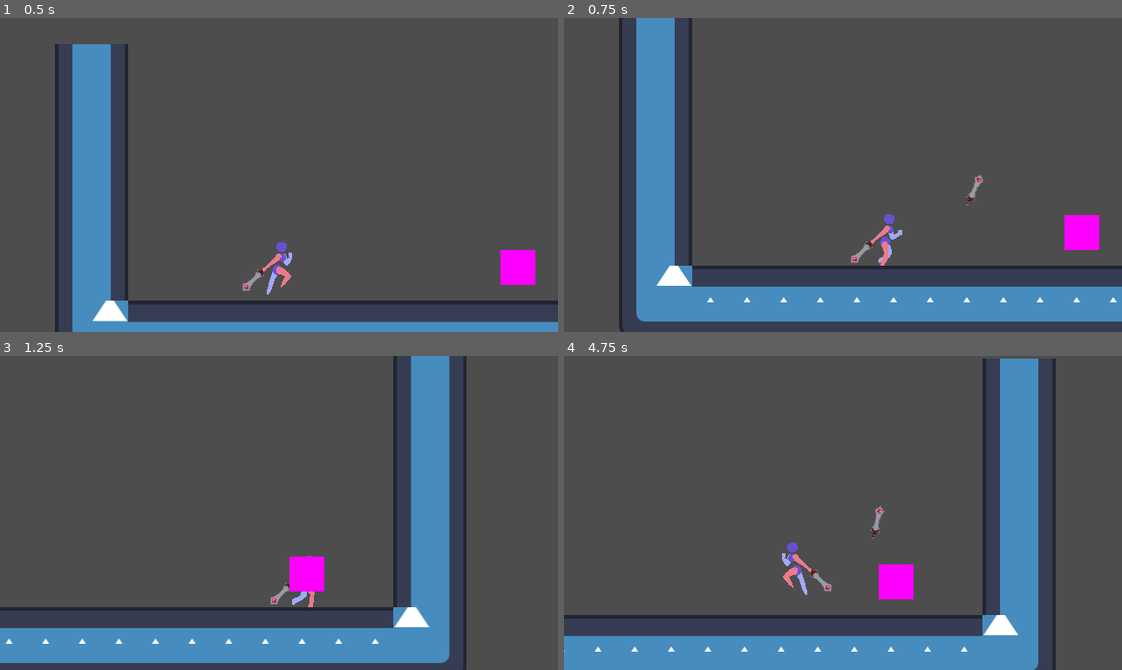
Above: before the commit, frames 1-4 (two rows, left to right).
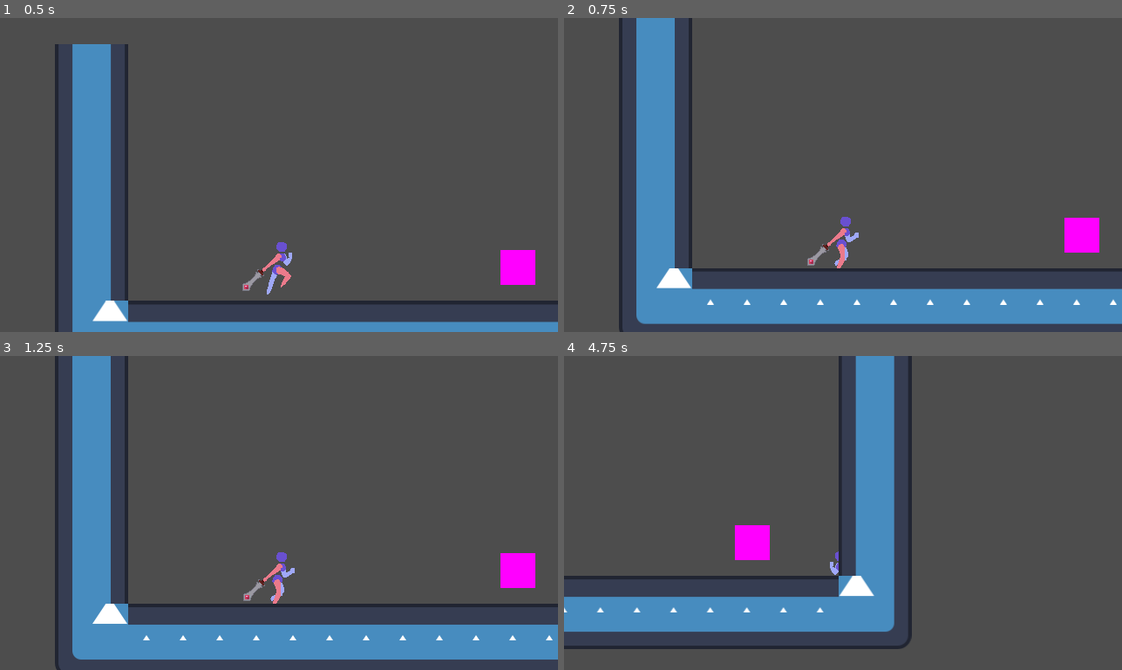
Above: after the commit, the same moments.

Repository: BoneBot/Project-WenCo
Game: Godot game, scene res://game/demo.tscn
The game is run twice, just before and just after one commit, with the same random seed, the same clock (stepped at 60 frames per second) and the same inputs. The project has no main scene, so this scene is started directly. The engine's default icon, where the game draws it, is replaced by a stand-in: a white triangle on a blue panel in a dark square.
Inputs:
- Up to frame 1 (0.5 s): no input
- Up to frame 2 (0.75 s): hold Right (right) from 0.53 s (still down); hold X (blink) from 0.53 s (still down)
- Up to frame 3 (1.25 s): keep holding Right (right); keep holding X (blink); tap Space (jump) at 0.77, 1.07 s; tap Z (dash) at 0.8 s
- Up to frame 4 (4.75 s): release X (blink) at 1.28 s; tap Z (dash) at 1.35, 3.05, 4.35 s; tap Space (jump) at 1.52, 1.55, 1.82, 2.1, 3.02, 3.32, 3.77, 3.8, 4.07, 4.52 s; release Right (right) at 2.03 s; hold Left (left) 2.03-2.78 s; hold X (blink) 2.03-2.78 s; hold Right (right) 2.78-4.28 s; tap C (attack) at 2.85 s; hold X (blink) 3.53-4.28 s; hold Left (left) from 4.28 s (still down); tap X (blink) at 4.55 s

Frame 1 is identical in both runs. In frame 2, 3.8% of the frame differs, in the area x 9-100%, y 50-100%; in frame 3, 23%; in frame 4, 32%, in the area x 0-89%, y 0-100%.

Commit message:
Finished blink

Diff:
--- a/game/player/player.gd
+++ b/game/player/player.gd
@@ -3,24 +3,29 @@
 
 # CHILDREN
 @onready var sprite := $Sprite
+@onready var collision := $Collision
 @onready var animation_player := $AnimationPlayer
-@onready var dash_cooldown := $DashCooldown
+@onready var dash_cooldown := $CooldownTimers/DashCooldown
+@onready var blink_cooldown := $CooldownTimers/BlinkCooldown
 @onready var projectile_spawn := $ProjectileSpawn
 @onready var camera := $Camera
 
 # CONSTANTS
-const SPEED := 300.0				# Max walking speed
-const ACCELERATION := SPEED * 12.0	# Walking acceleration
-const JUMP_VELOCITY := -400.0		# Initial jump speed
-const TERMINAL_VELOCITY := 700.0	# Max speed while falling
-const DASH_VELOCITY := 1000.0		# Initial dash speed
+const SPEED := 300.0					# Max walking speed
+const ACCELERATION := SPEED * 12.0		# Walking acceleration
+const JUMP_VELOCITY := -400.0			# Initial jump speed
+const TERMINAL_VELOCITY := 700.0		# Max speed while falling
+const DASH_VELOCITY := 1000.0			# Initial dash speed
+const BLINK_IMPULSE_MAGNITUE := 600		# Impulse applied when throwing weapon for blink
 
 # EXPORT VARIABLES
 @export var sword_scene: PackedScene
 
 # MEMBER VARIABLES
+var sword_instance: RigidBody2D
 var dash_ready := true
-var sword_instance: RigidBody2D
+var blink_ready := true
+var is_vanished := false
 
 # ENUMS
 enum LookDirectionType {
@@ -53,17 +58,39 @@
 
 
 func _physics_process(delta: float) -> void:
+	# Do not process any player physics if they are vanished
+	if is_vanished:
+		return
+
+	if Input.is_action_just_released("blink") and blink_ready:
+		blink_ready = false
+		if Input.get_axis("left", "right") or Input.get_axis("up", "down"):
+			trigger_blink()
+		else:
+			blink_cooldown.start()
+	elif Input.is_action_pressed("blink") and blink_ready:
+		# Handle blink-hold inputs
+		handle_blink_hold_inputs()
+	else:
+		# Handle normal inputs
+		handle_normal_inputs(delta)
+
+		# Apply gravity
+		if not is_on_floor():
+			velocity.y = minf(TERMINAL_VELOCITY, velocity.y + get_gravity().y * delta)
+
+	# Move player
+	move_and_slide()
+
+
+func handle_normal_inputs(delta: float) -> void:
 	# Handle jump
 	if Input.is_action_just_pressed("jump") and is_on_floor():
 		velocity.y = JUMP_VELOCITY
 	elif Input.is_action_just_released("jump") and velocity.y < 0:
 		velocity.y *= 0.2
 
-	# Apply gravity
-	if not is_on_floor():
-		velocity.y = minf(TERMINAL_VELOCITY, velocity.y + get_gravity().y * delta)
-
-	# Handle horizontal movement
+	# Handle walking
 	var direction := Input.get_axis("left", "right") * SPEED
 	velocity.x = move_toward(velocity.x, direction, ACCELERATION * delta)
 
@@ -71,36 +98,37 @@
 	if Input.is_action_just_pressed("dash") and dash_ready:
 		dash_ready = false
 		dash_cooldown.start()
-		var movement_threshold = 0.1
-		if direction > movement_threshold:
+		var velocity_threshold = 0.1
+		if direction > velocity_threshold:
 			# Dash right
 			velocity.x = DASH_VELOCITY
-		elif direction < -movement_threshold:
+		elif direction < -velocity_threshold:
 			# Dash left
 			velocity.x = -DASH_VELOCITY
 		else:
-			# No current movement; base dash direction on the direction the character is looking
+			# No current velocity; base dash direction on the direction the character is looking
 			velocity.x = DASH_VELOCITY * get_look_direction()
 
-	# Handle blink
-	if Input.is_action_just_pressed("blink") and not is_instance_valid(sword_instance):
-		camera.enabled = false
-		sword_instance = sword_scene.instantiate()
-		sword_instance.blink_triggered.connect(_on_blink_triggered)
-		sword_instance.position = projectile_spawn.position
-		add_child(sword_instance)
-		sword_instance.apply_central_impulse(Vector2(400, -400))
 
-	move_and_slide()
+func handle_blink_hold_inputs() -> void:
+	# Kill all velocity
+	if velocity.length() > 0:
+		velocity = Vector2.ZERO
 
 
-func _on_dash_cooldown_timeout() -> void:
-	dash_ready = true
+func trigger_blink() -> void:
+	create_sword_instance()
+	vanish_player()
+	add_child(sword_instance)
+	var direction = Vector2(Input.get_axis("left", "right"), Input.get_axis("up", "down")).normalized()
+	sword_instance.apply_central_impulse(direction * BLINK_IMPULSE_MAGNITUE)
 
 
-func _on_blink_triggered() -> void:
-	print("Blink!")
-	camera.enabled = true
+func _on_blink_triggered(collision_normal) -> void:
+	var offset_dist = 40
+	position = sword_instance.global_position + collision_normal * offset_dist
+	unvanish_player()
+	blink_cooldown.start()
 
 
 # Gets the current direction the player is looking
@@ -135,3 +163,31 @@
 	else:
 		animation_new = "jump"
 	return animation_new
+
+
+func create_sword_instance() -> void:
+	sword_instance = sword_scene.instantiate()
+	sword_instance.blink_triggered.connect(_on_blink_triggered)
+	sword_instance.position = projectile_spawn.position
+
+
+func vanish_player() -> void:
+	camera.enabled = false
+	sprite.visible = false
+	collision.set_deferred("disabled", true)
+	is_vanished = true
+
+func unvanish_player() -> void:
+	camera.enabled = true
+	sprite.visible = true
+	collision.set_deferred("disabled", false)
+	is_vanished = false
+
+
+func _on_dash_cooldown_timeout() -> void:
+	dash_ready = true
+
+
+func _on_blink_cooldown_timeout() -> void:
+	blink_ready = true
+	print("Blink ready!")
--- a/game/player/player.tscn
+++ b/game/player/player.tscn
@@ -324,14 +324,21 @@
 position_smoothing_enabled = true
 position_smoothing_speed = 10.0
 
-[node name="DashCooldown" type="Timer" parent="."]
+[node name="CooldownTimers" type="Node" parent="."]
+
+[node name="DashCooldown" type="Timer" parent="CooldownTimers"]
 process_callback = 0
 wait_time = 0.5
 one_shot = true
 
+[node name="BlinkCooldown" type="Timer" parent="CooldownTimers"]
+process_callback = 0
+one_shot = true
+
 [node name="AnimationPlayer" type="AnimationPlayer" parent="."]
 libraries = {
 "": SubResource("AnimationLibrary_ecmp2")
 }
 
-[connection signal="timeout" from="DashCooldown" to="." method="_on_dash_cooldown_timeout"]
+[connection signal="timeout" from="CooldownTimers/DashCooldown" to="." method="_on_dash_cooldown_timeout"]
+[connection signal="timeout" from="CooldownTimers/BlinkCooldown" to="." method="_on_blink_cooldown_timeout"]
--- a/game/player/sword.gd
+++ b/game/player/sword.gd
@@ -1,7 +1,7 @@
 extends RigidBody2D
 
 
-signal blink_triggered
+signal blink_triggered(collision_normal)
 
 
 # Called when the node enters the scene tree for the first time.
@@ -15,10 +15,13 @@
 		look_at(linear_velocity + position)
 
 
-func _on_body_entered(body: Node) -> void:
-	blink_to_sword()
+func _integrate_forces(state: PhysicsDirectBodyState2D) -> void:
+	if get_contact_count() > 0:
+		var collision_normal = state.get_contact_local_normal(0)
+		blink_to_sword(collision_normal)
 
-func blink_to_sword() -> void:
-	blink_triggered.emit()
+
+func blink_to_sword(collision_normal=null) -> void:
+	blink_triggered.emit(collision_normal)
 	$Camera.enabled = false
 	queue_free()
--- a/game/player/sword.tscn
+++ b/game/player/sword.tscn
@@ -35,5 +35,3 @@
 drag_top_margin = 0.5
 drag_right_margin = 0.5
 drag_bottom_margin = 0.5
-
-[connection signal="body_entered" from="." to="." method="_on_body_entered"]
--- a/project.godot
+++ b/project.godot
@@ -55,16 +55,19 @@
 dash={
 "deadzone": 0.5,
 "events": [Object(InputEventKey,"resource_local_to_scene":false,"resource_name":"","device":-1,"window_id":0,"alt_press …(192 unchanged characters)…
+, Object(InputEventJoypadButton,"resource_local_to_scene":false,"resource_name":"","device":-1,"button_index":1,"pressure":0.0,"pressed":true,"script":null)
 ]
 }
 attack={
 "deadzone": 0.5,
 "events": [Object(InputEventKey,"resource_local_to_scene":false,"resource_name":"","device":-1,"window_id":0,"alt_press …(191 unchanged characters)…
+, Object(InputEventJoypadButton,"resource_local_to_scene":false,"resource_name":"","device":-1,"button_index":2,"pressure":0.0,"pressed":true,"script":null)
 ]
 }
 blink={
 "deadzone": 0.5,
 "events": [Object(InputEventKey,"resource_local_to_scene":false,"resource_name":"","device":-1,"window_id":0,"alt_press …(192 unchanged characters)…
+, Object(InputEventJoypadButton,"resource_local_to_scene":false,"resource_name":"","device":-1,"button_index":3,"pressure":0.0,"pressed":true,"script":null)
 ]
 }
 
